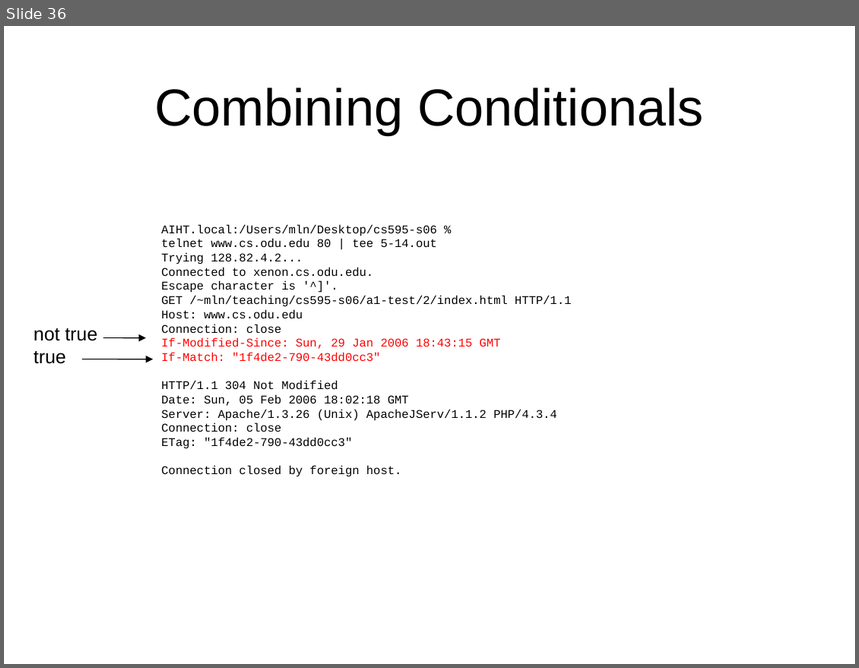
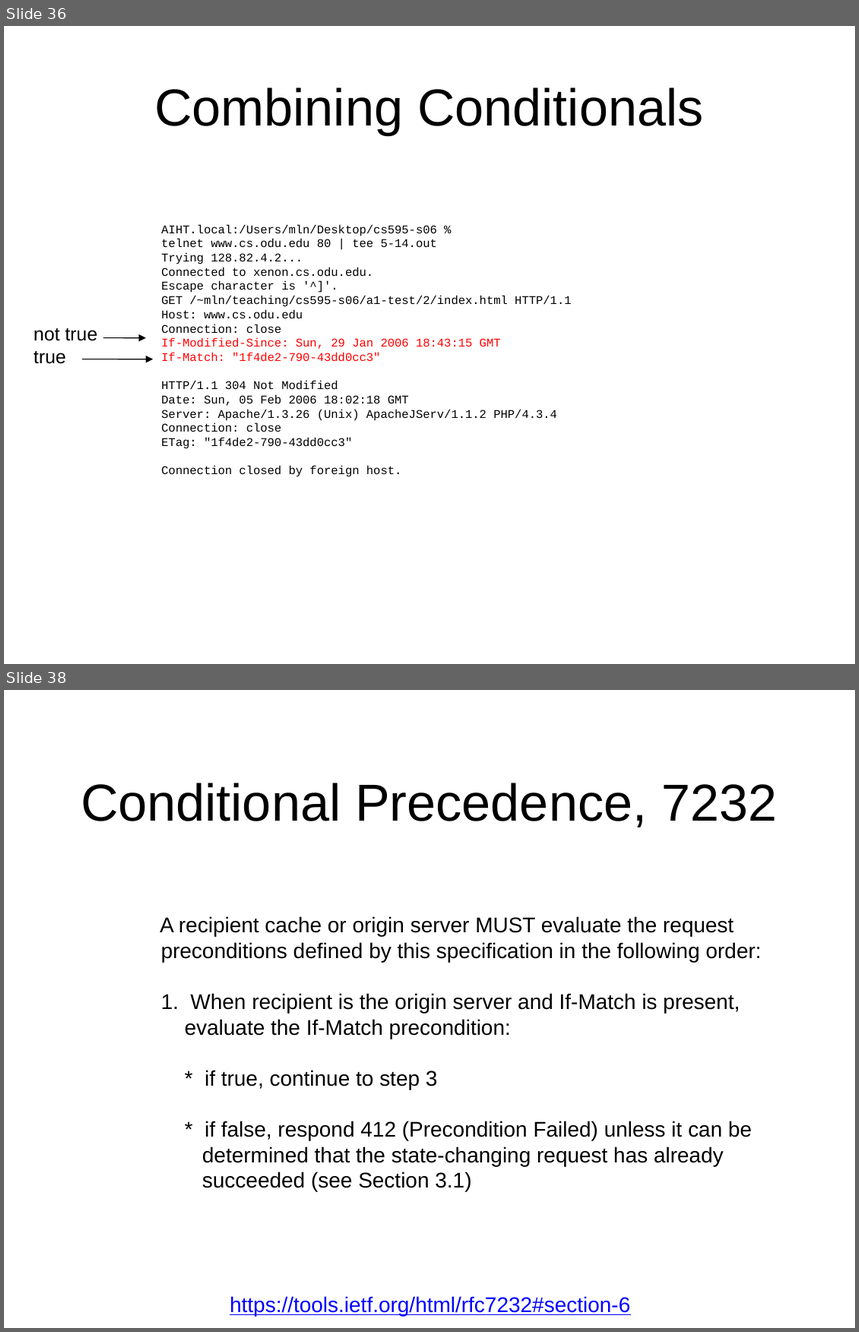
Before and after one commit to phonedude/cs531-f18, a slide deck: slides/week-04-conditionals-redirections.pptx. Shown one above the other, each under a label of ours: slide 36 before the commit, slides 36 and 38 after it; the slides between them are not shown. The pictures are 859x668 and 859x1332 pixels, drawn with LibreOffice and Linux fonts; fonts in the diff are those of the drawing. Boxes give left, top, right and bottom in pixels: in the first picture for what was removed or moved away, otherwise in the second. Text is boxed around its words. In the diff, an @@ line names an element or a change of style, - is before the commit and + after.

```diff
--- a/slides/week-04-conditionals-redirections.pptx
+++ b/slides/week-04-conditionals-redirections.pptx
@@ slide 38 added at [4, 690, 855, 1328], background #FFFFFF @@
@@ title added at [81, 783, 777, 828], 44 pt, text #000000 @@
+Conditional Precedence, 7232
@@ text added at [160, 916, 762, 1192], 18 pt, text #000000 @@
+A recipient cache or origin server MUST evaluate the request
+preconditions defined by this specification in the following order:
+1. When recipient is the origin server and If-Match is present,
+evaluate the If-Match precondition:
+* if true, continue to step 3
+* if false, respond 412 (Precondition Failed) unless it can be
+determined that the state-changing request has already
+succeeded (see Section 3.1)
@@ text added at [230, 1296, 630, 1316], 18 pt, text #0000FF, underline @@
+https://tools.ietf.org/html/rfc7232#section-6
```
Also in this commit, not shown: 1 slide changed, 2 other slides added.
